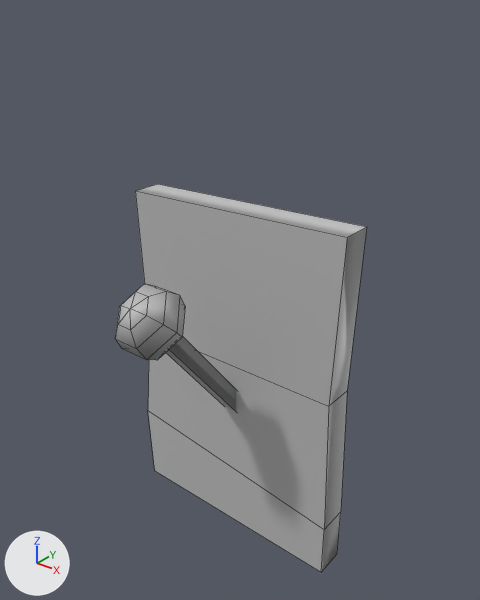
The FBX model Assets/Props/switchwLever.fbx: old version first, new version second.
One viewpoint serves both versions: a 50 mm camera at (0.574, -0.708, 0.653) aimed at (0.035, -0.035, 0.235). Every picture has the same lights, and +X, +Y and +Z are marked at lower left. Mesh edges are drawn as thin lines. Where no turn or scale is listed for an object, it has been applied to the vertices.

In view in the first picture: 'lever', 'switch1'.
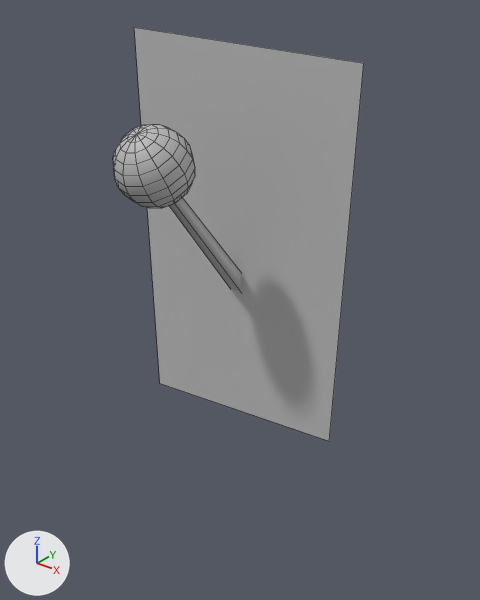
The change, as a diff of the scene's bpy script:
```diff
--- a/Assets/Props/switchwLever.fbx.py
+++ b/Assets/Props/switchwLever.fbx.py
@@ me_mesh @@
 # used by ob_lever; location = (0.0, 0.0, 0.0)
-me_mesh.from_pydata(...)  # 39 vertices, 34 faces; spans x -0.047..0.047, y -0.223..0.021, z 0.0..0.292
+me_mesh.from_pydata(...)  # 141 vertices, 136 faces; spans x -0.051..0.049, y -0.205..0.028, z 0.0..0.286
+# me_mesh part 1: the loose piece of 31 vertices spanning x -0.047..0.047, y -0.223..-0.133, z 0.202..0.292 is rebuilt with 133 vertices and now spans x -0.051..0.049, y -0.205..-0.105, z 0.186..0.286
+# me_mesh part 2: the loose piece of 8 vertices spanning x -0.013..0.013, y -0.173..0.021, z 0.0..0.235 is rebuilt with 8 vertices and now spans x -0.013..0.009, y -0.157..0.028, z 0.0..0.23
 me_mesh.materials.append(mat_lambert1)
@@ me_mesh_1 @@
+me_mesh_1.from_pydata([(-0.179, 0.0, -0.03), (0.177, 0.0, 0.013), (-0.186, 0.0, 0.57), (0.186, 0.0, 0.547)], [], [(0, 1, 3, 2)])
+me_mesh_1.materials.append(mat_lambert1)  # grey #bcbcbc
@@ ob_lever @@
 ob_lever = bpy.data.objects.new('lever', me_mesh)
-ob_lever.location = (0.0, 0.0, 0.0)
+ob_lever.location = (0.0, 0.0, 0.211)
@@ ob_switch1 @@
-ob_switch1 = bpy.data.objects.new('switch1', me_mesh_001)
-ob_switch1.location = (-0.003, 0.008, 0.074)
@@ ob_switch_switchwlever @@
+ob_switch_switchwlever = bpy.data.objects.new('switch_switchWLever', me_mesh_1)
+ob_switch_switchwlever.location = (0.0, 0.0, 0.019)
```

Changed parts and their boxes (x1, y1, x2, y2) in the pictures (480 x 600 px):
'switch_switchWLever', added: after (134, 27, 364, 441)
'switch1', deleted: before (135, 184, 367, 572)
'lever', reshaped, moved (31% taller): before (115, 284, 236, 411); after (113, 125, 241, 292)
part 1 of me_mesh, rebuilt (17% wider, 9% taller): before (115, 284, 185, 360); after (113, 125, 195, 208)
part 2 of me_mesh, rebuilt (27% taller): before (166, 337, 236, 411); after (169, 198, 241, 292)
